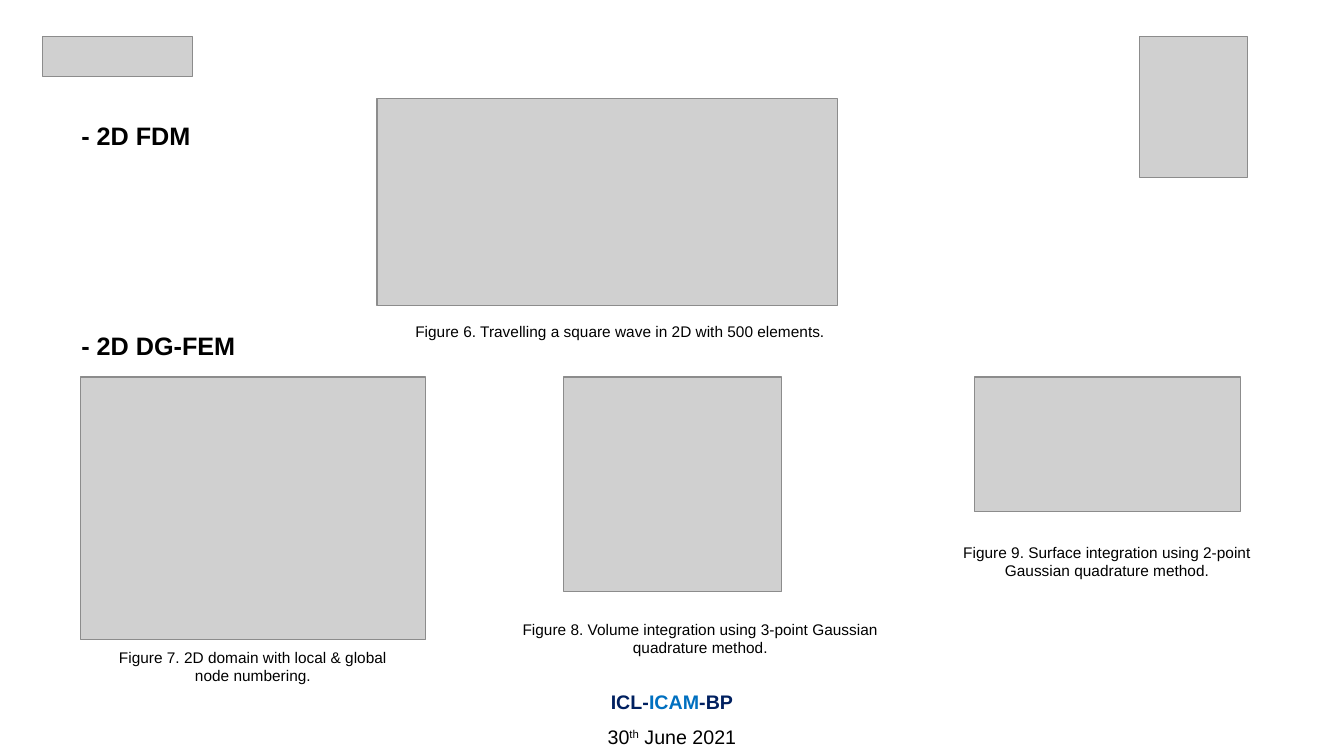
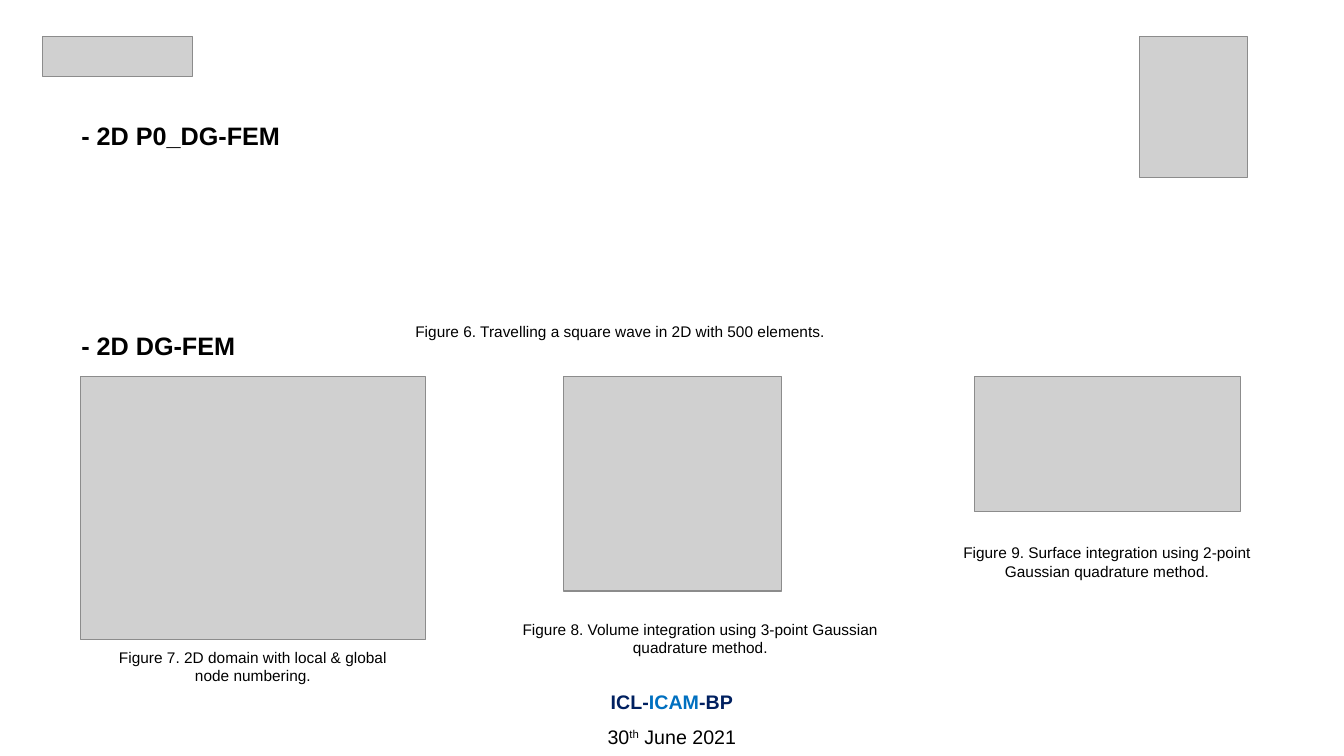
Before and after one commit to Amin-Nadimy/Wave-Equation, a slide deck: slide 10 of BP/Q2 2021/BP-ICAM62 30 June 2021.pptx (slide 6 before the commit). Drawn at 1344x756 pixels with LibreOffice and Linux fonts; fonts in the diff are those of the drawing; grey boxes stand for pictures. Boxes give left, top, right and bottom in pixels: in the first picture for what was removed or moved away, otherwise in the second. Text is boxed around its words. In the diff, an @@ line names an element or a change of style, - is before the commit and + after.

```diff
--- a/BP/Q2 2021/BP-ICAM62 30 June 2021.pptx
+++ b/BP/Q2 2021/BP-ICAM62 30 June 2021.pptx
@@ picture removed at box(377, 98, 837, 306) @@
@@ text removed at box(97, 127, 191, 145) @@
-- 2D FDM
@@ text added at box(97, 127, 280, 148), 18 pt, text #000000, bold @@
+- 2D P0_DG-FEM
```
Also in this commit, not shown: 5 other slides changed, 4 slides added, 17 other files.
